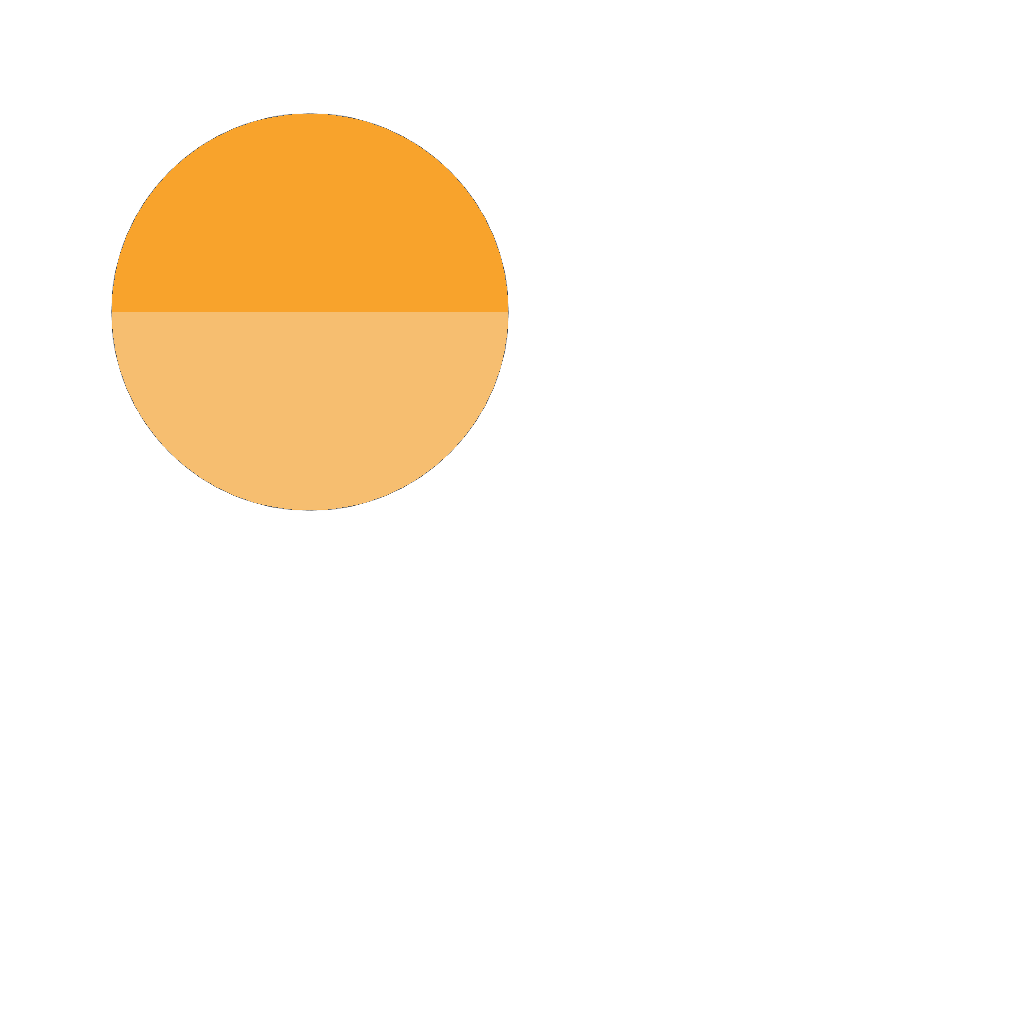
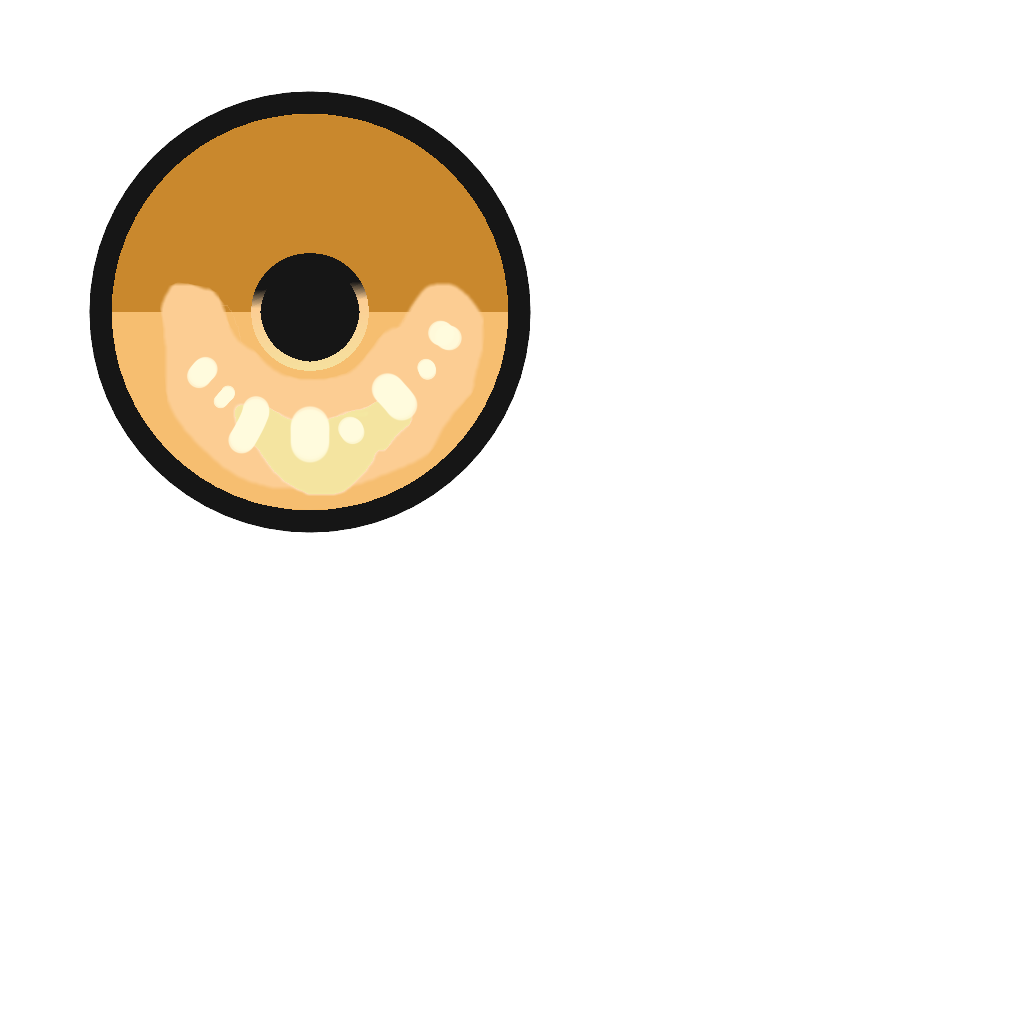
The second w=1024, h=1024 image is a revision of the first. Changes to its layers:
added layer "6_lower_lines" above "5" over [128, 256, 512, 512]
added layer "5" above "4" over [192, 384, 448, 512]
added layer "4" above "7_center_outer" over [128, 256, 512, 512]
added layer "7_center_outer" above "3_center_eye" over [192, 192, 384, 384]
renamed "3" to "3_center_eye", showed it over [192, 256, 384, 384]
painted on "2_1_Lower" over [89, 256, 512, 512]
added layer "2_2_Upper_Grad" above "2_1_Upper" over [89, 91, 512, 320]
painted on "2_1_Upper" over [89, 91, 512, 320]
hid "2", painted on it over [89, 91, 512, 512]
showed "1", painted on it over [89, 91, 531, 533]
